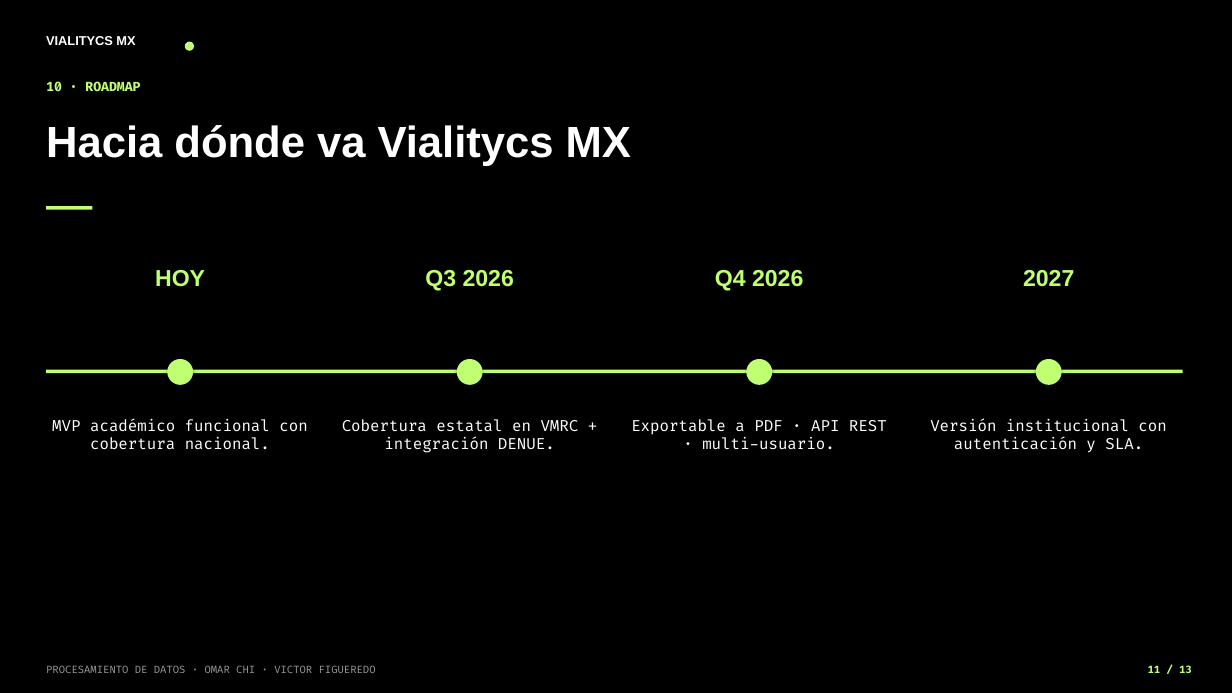
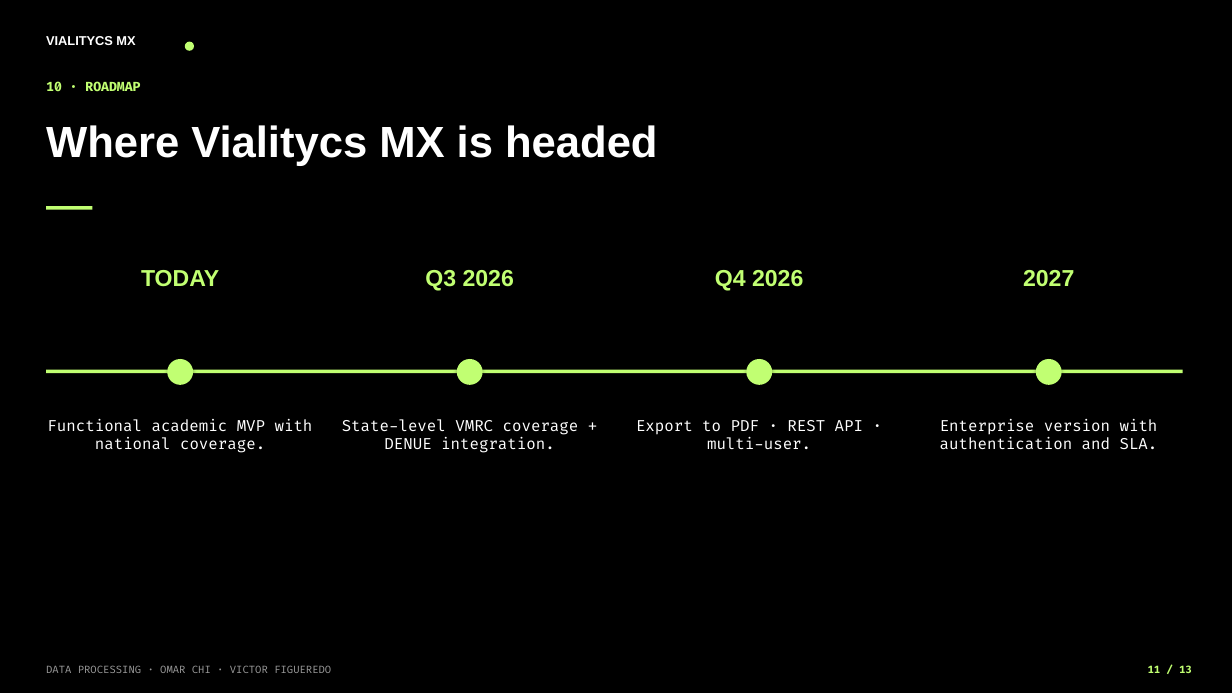
Before and after one commit to omarchii/inegi, a slide deck: slide 11 of reports/presentacion_vialitycs_mx.pptx. Drawn at 1232x693 pixels with LibreOffice and Linux fonts; fonts in the diff are those of the drawing. Boxes give left, top, right and bottom in pixels: in the first picture for what was removed or moved away, otherwise in the second. Text is boxed around its words. In the diff, an @@ line names an element or a change of style, - is before the commit and + after.

```diff
--- a/reports/presentacion_vialitycs_mx.pptx
+++ b/reports/presentacion_vialitycs_mx.pptx
@@ text at (46,125,657,166): text changed @@
-Hacia dónde va Vialitycs MX
+Where Vialitycs MX is headed
@@ text at (141,270,219,287): text changed @@
-HOY
+TODAY
@@ text at (47,419,313,453): text changed @@
-MVP académico funcional con cobertura nacional.
+Functional academic MVP with national coverage.
@@ text at (342,419,579,453): text changed @@
-Cobertura estatal en VMRC + integración DENUE.
+State-level VMRC coverage + DENUE integration.
@@ text at (940,419,1158,449): text changed @@
-Versión institucional con autenticación y SLA.
+Enterprise version with authentication and SLA.
@@ text at (636,420,863,449): text changed @@
-Exportable a PDF · API REST · multi-usuario.
+Export to PDF · REST API · multi-user.
@@ text at (46,665,331,673): text changed @@
-PROCESAMIENTO DE DATOS · OMAR CHI · VICTOR FIGUEREDO
+DATA PROCESSING · OMAR CHI · VICTOR FIGUEREDO
```
Also in this commit, not shown: 11 other slides changed, 1 slide added, 1 slide removed, 1 other file.
